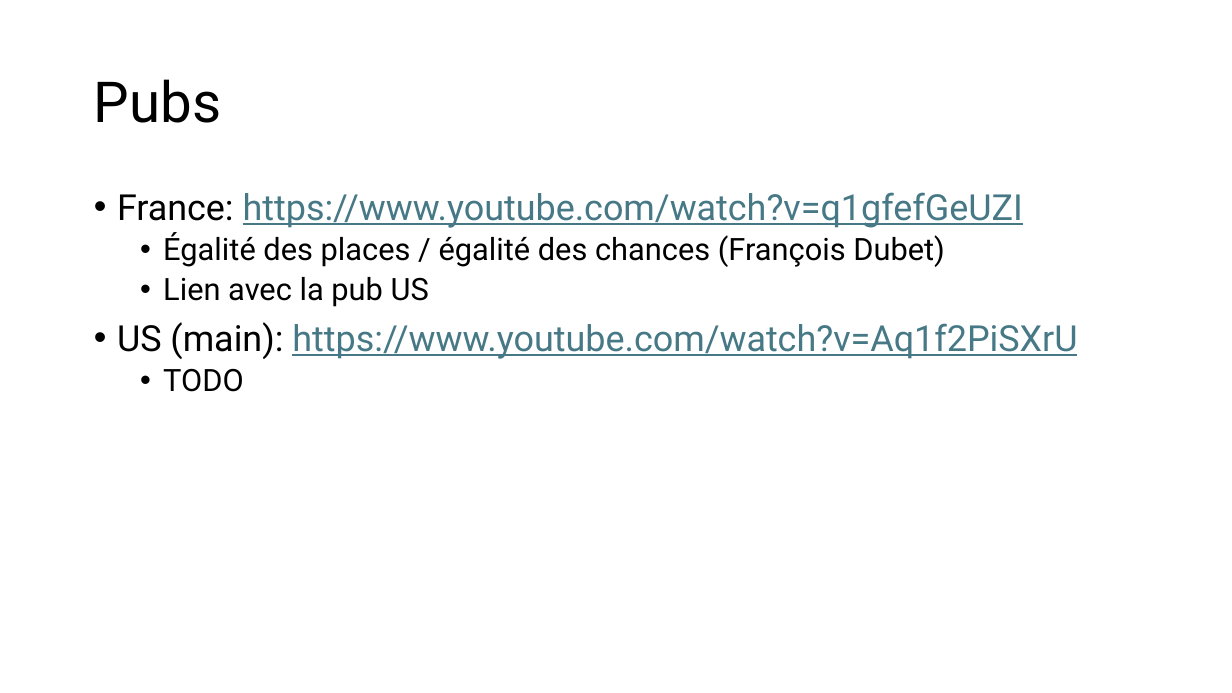
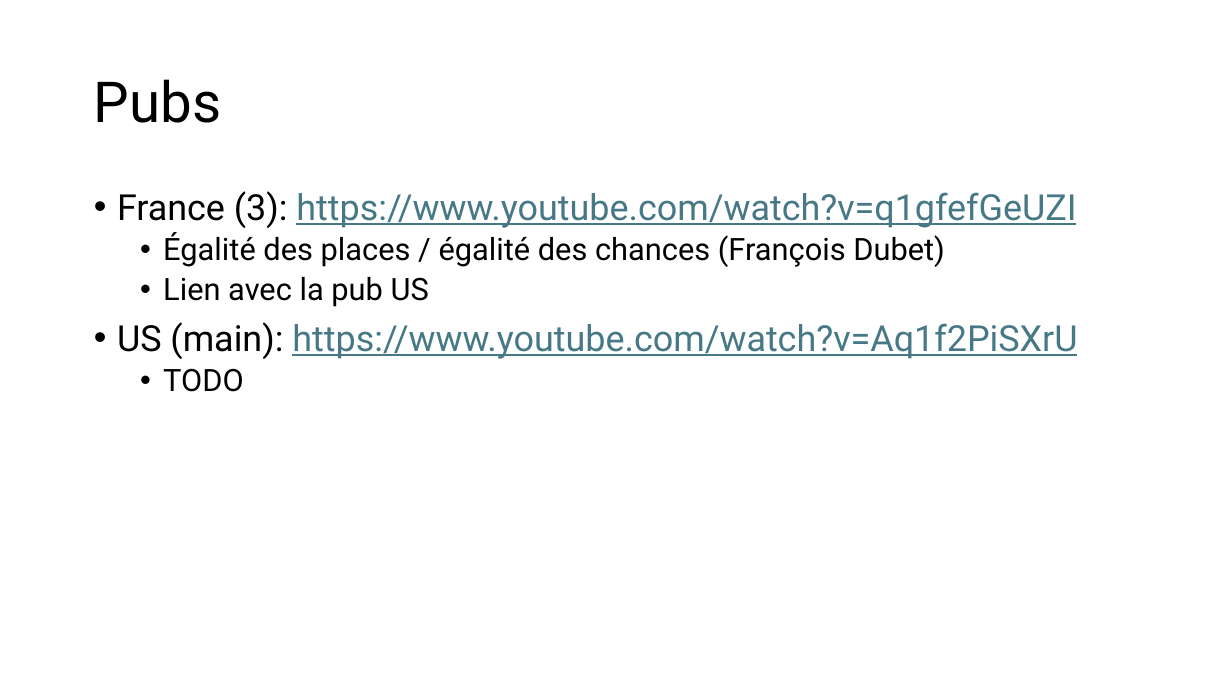
Before and after one commit to Scortail/AnglaisAd, a slide deck: slide 3 of slides.pptx. Drawn at 1232x693 pixels with LibreOffice and Linux fonts; fonts in the diff are those of the drawing. Boxes give left, top, right and bottom in pixels: in the first picture for what was removed or moved away, otherwise in the second. Text is boxed around its words. In the diff, an @@ line names an element or a change of style, - is before the commit and + after.

```diff
--- a/slides.pptx
+++ b/slides.pptx
@@ text at [117,191,1076,228]: text changed @@
-• France: https://www.youtube.com/watch?v=q1gfefGeUZI
+• France (3): https://www.youtube.com/watch?v=q1gfefGeUZI
```
Also in this commit, not shown: 1 other slide changed, 3 slides added, 1 slide removed, 1 other file.
